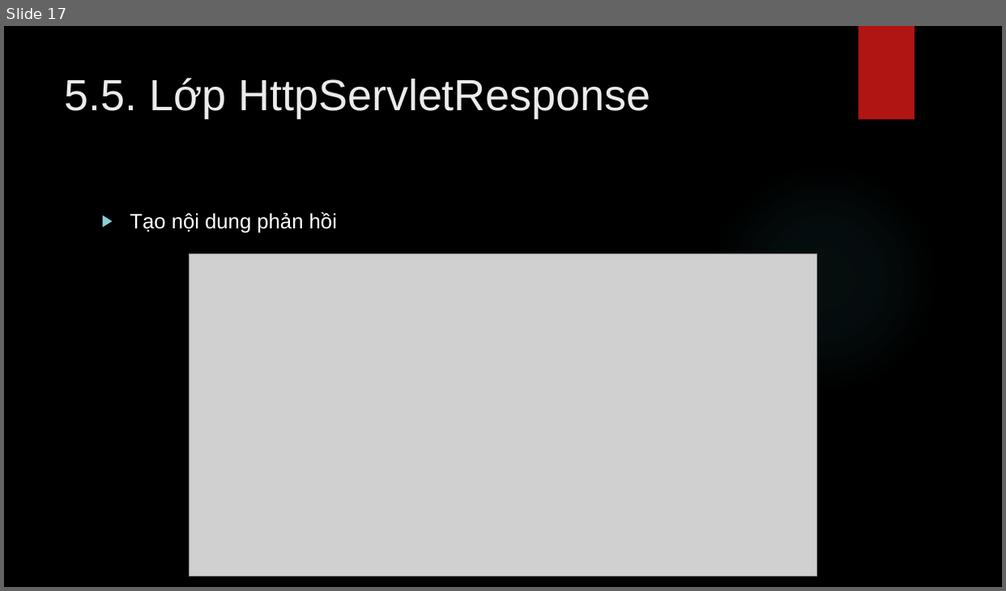
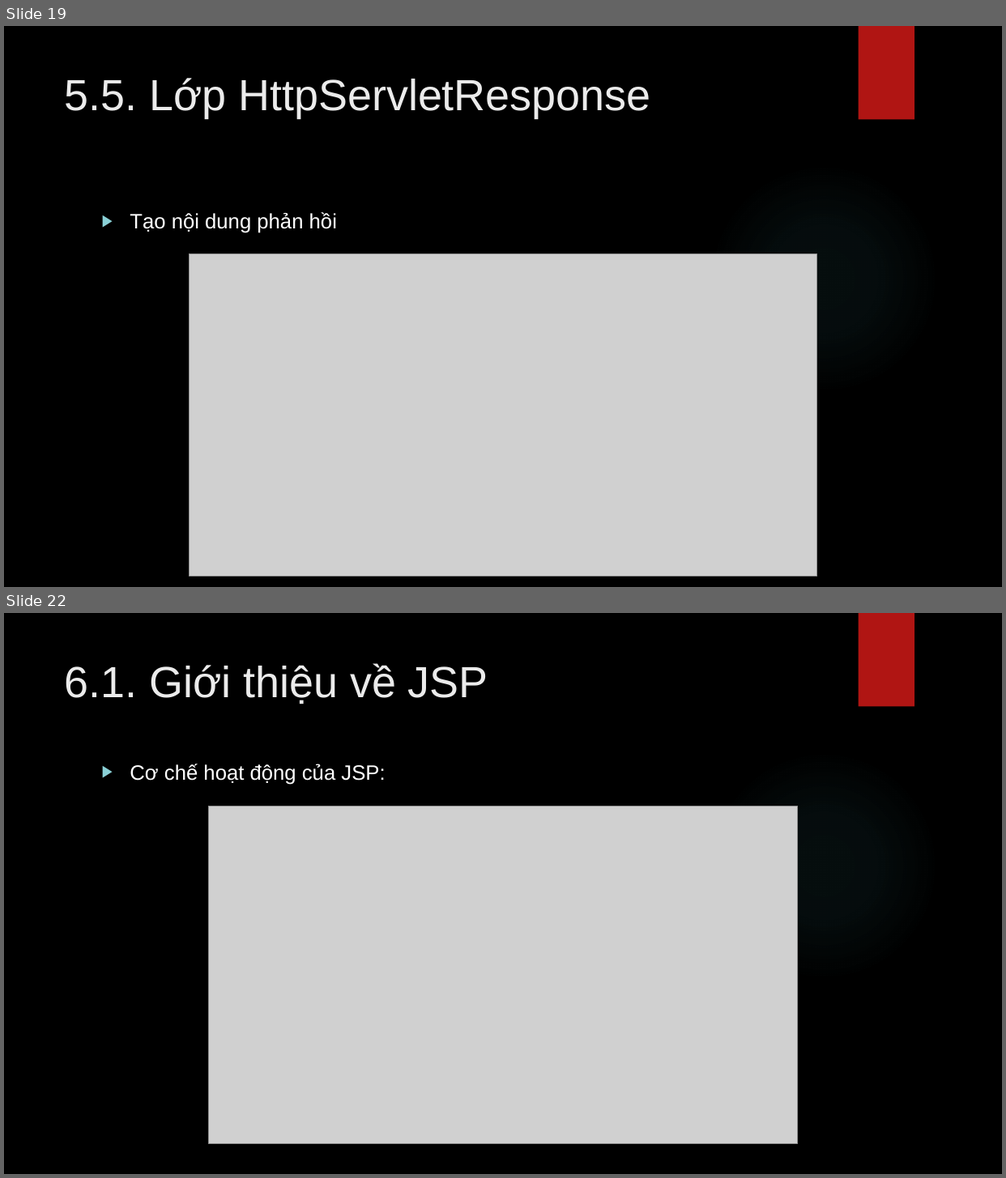
Before and after one commit to lequochai26/GDUTraining_Basic_Java_Web_Development, a slide deck: Slides/Day_7_2.pptx. Shown one above the other, each under a label of ours: slide 17 before the commit, slides 19 and 22 after it; the slides between them are not shown. The pictures are 1006x591 and 1006x1178 pixels, drawn with LibreOffice and Linux fonts; fonts in the diff are those of the drawing; grey boxes stand for pictures; background and template pictures are left out. Boxes give left, top, right and bottom in pixels: in the first picture for what was removed or moved away, otherwise in the second. Text is boxed around its words. In the diff, an @@ line names an element or a change of style, - is before the commit and + after.

```diff
--- a/Slides/Day_7_2.pptx
+++ b/Slides/Day_7_2.pptx
@@ slide 22 added at (4,613,1002,1174), background picture (left out); not listed: 2 template elements that a slide beside it also shows @@
@@ title added at (65,663,488,705), 42 pt, text #EBEBEB @@
+6.1. Giới thiệu về JSP
@@ text added at (130,764,385,785), 20 pt, text #FFFFFF @@
+▶ Cơ chế hoạt động của JSP:
@@ picture added at (208,806,798,1144) @@
@@ what was slide 17 is now slide 19 @@
```
Also in this commit, not shown: 3 slides changed, 39 other slides added, 2 other files.
